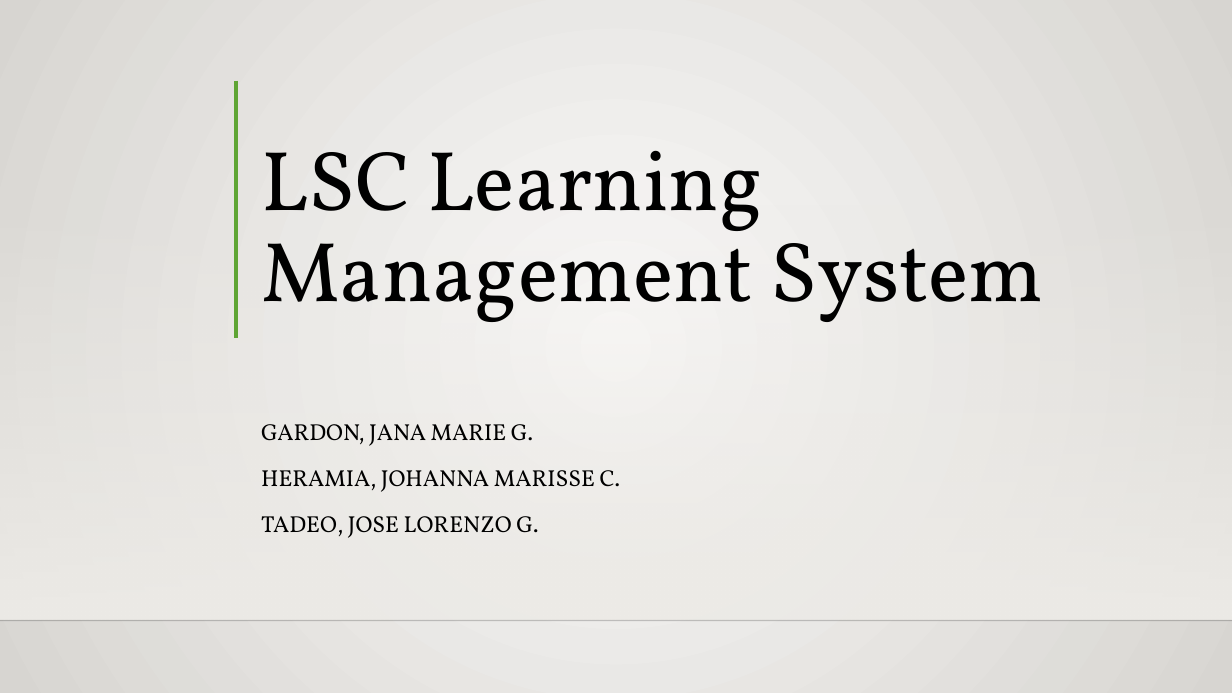
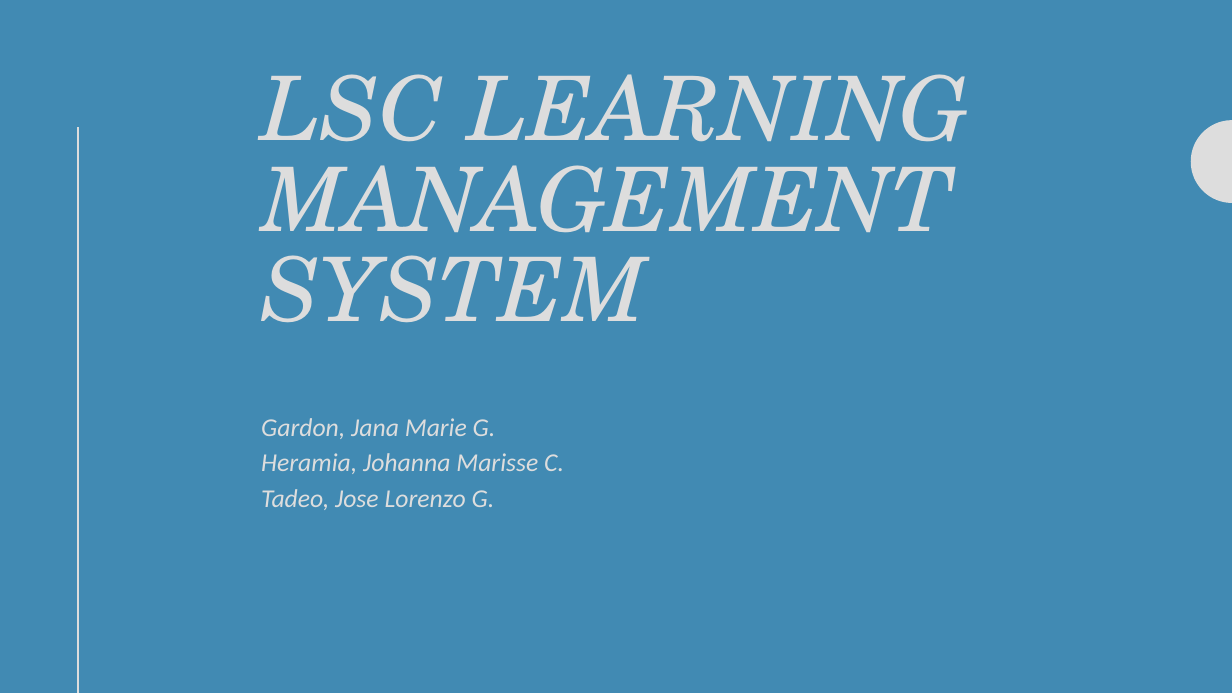
Before and after one commit to seans888/Project---LSC-2, a slide deck: slide 1 of Documentation/MCSPROJ/LSC-LMS PPT.pptx. Drawn at 1232x693 pixels with LibreOffice and Linux fonts; fonts in the diff are those of the drawing; background and template pictures are left out. Boxes give left, top, right and bottom in pixels: in the first picture for what was removed or moved away, otherwise in the second. Text is boxed around its words. In the diff, an @@ line names an element or a change of style, - is before the commit and + after.

```diff
--- a/Documentation/MCSPROJ/LSC-LMS PPT.pptx
+++ b/Documentation/MCSPROJ/LSC-LMS PPT.pptx
@@ background gradient #FAFAF9 to #D7D5D2 to #418AB3 @@
@@ line removed from (236, 80) to (236, 338) @@
@@ title "LSC LEARNING MANAGEMENT SYSTEM" at <box>261,74,969,323</box>: vertical alignment bottom to top @@
@@ title at <box>261,74,969,323</box>: text changed; size 66 to 69.3 pt; font Vollkorn to TeX Gyre Schola; text colour #000000 to #DDDDDD; italic on @@
-LSC Learning Management System
+LSC LEARNING MANAGEMENT SYSTEM
@@ line added from (79, 128) to (79, 693), #DDDDDD 2 pt @@
@@ freeform shape added at <box>1191,120,1232,203</box>, fill #DDDDDD @@
@@ rectangle removed at <box>0,203,1232,619</box> @@
@@ subtitle at <box>261,418,564,510</box>: text changed; size 18 to 20 pt; font Vollkorn to Calibri; text colour #000000 to #DDDDDD; italic on @@
-GARDON, JANA MARIE G.
-HERAMIA, JOHANNA MARISSE C.
-TADEO, JOSE LORENZO G.
+Gardon, Jana Marie G.
+Heramia, Johanna Marisse C.
+Tadeo, Jose Lorenzo G.
@@ line removed from (0, 621) to (1232, 621) @@
```
Also in this commit, not shown: 14 other slides changed, 6 slides added, 1 slide removed.
